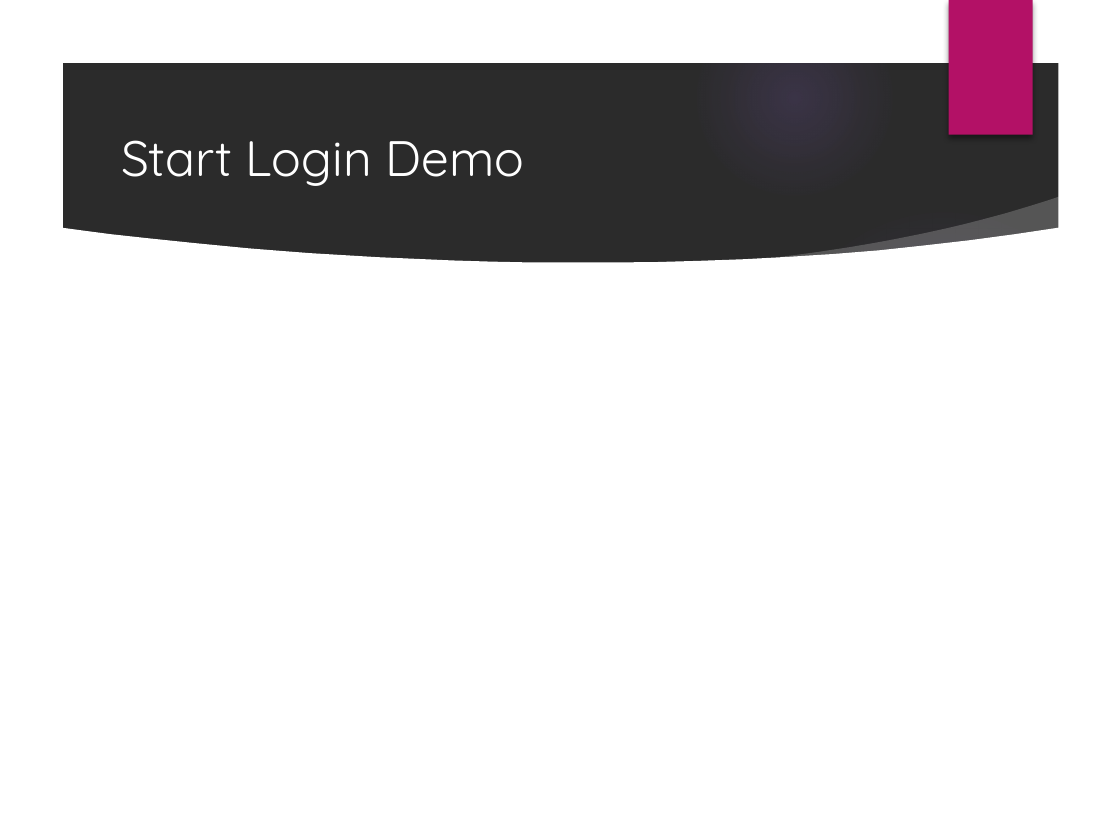
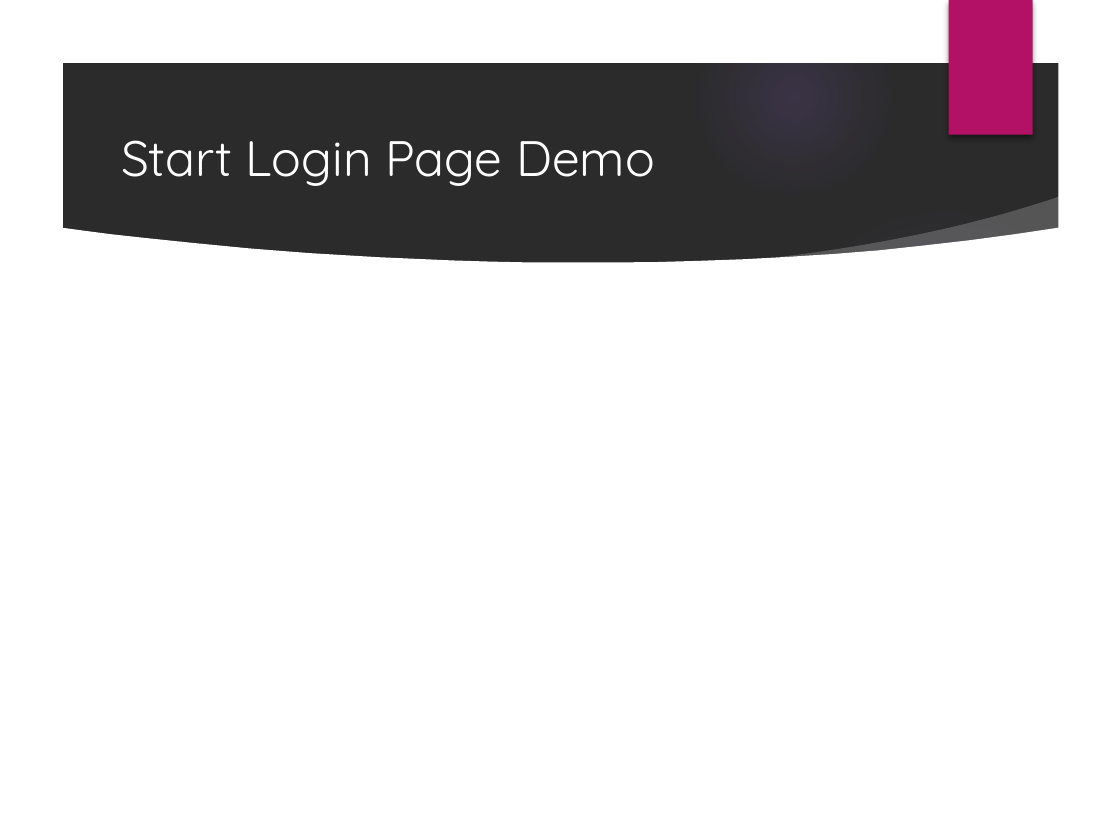
Before and after one commit to PureWeen/DevDays_20171116, a slide deck: slide 12 of DenverDevDays20171116.pptx. Drawn at 1120x840 pixels with LibreOffice and Linux fonts; fonts in the diff are those of the drawing; background and template pictures are left out; a plain dark background stands for a picture behind light text. Boxes give left, top, right and bottom in pixels: in the first picture for what was removed or moved away, otherwise in the second. Text is boxed around its words. In the diff, an @@ line names an element or a change of style, - is before the commit and + after.

```diff
--- a/DenverDevDays20171116.pptx
+++ b/DenverDevDays20171116.pptx
@@ title at bbox=[121, 140, 655, 186]: text changed @@
-Start Login Demo
+Start Login Page Demo
```
Also in this commit, not shown: 5 other slides changed, 2 slides added, 5 other files.
